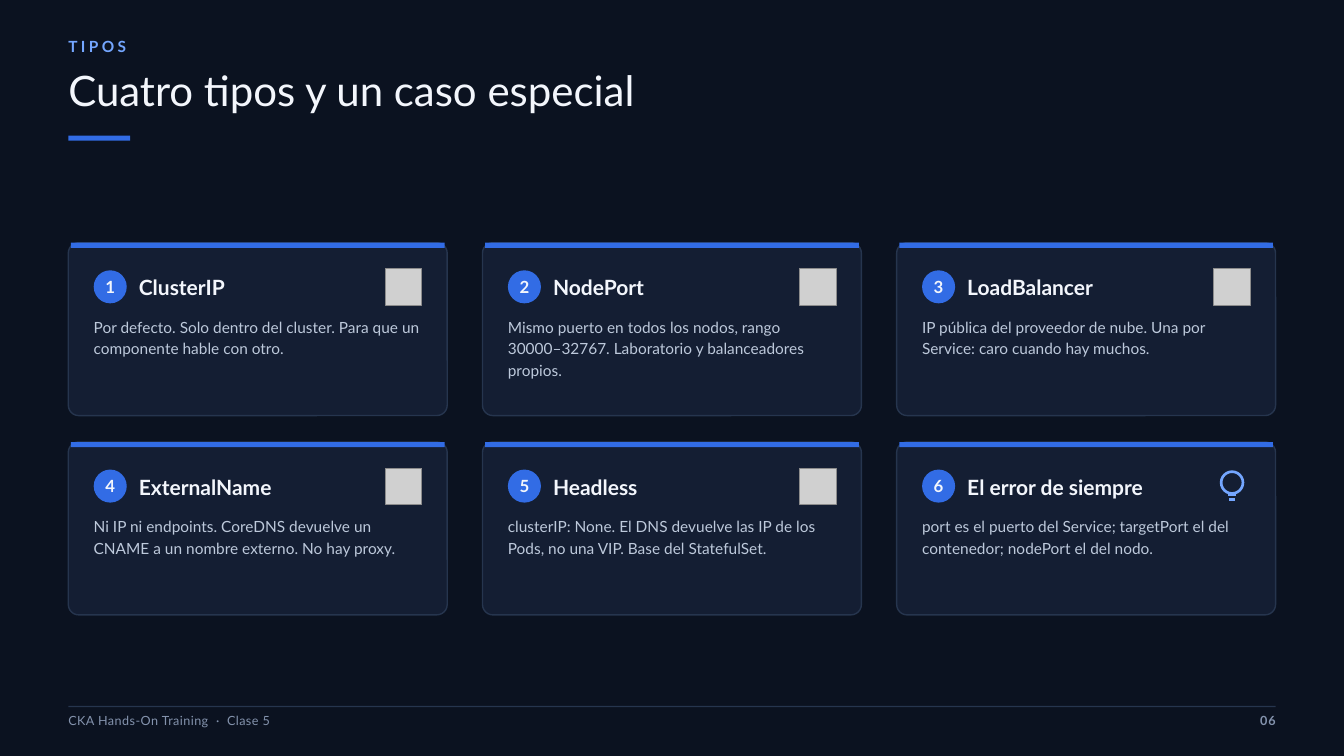
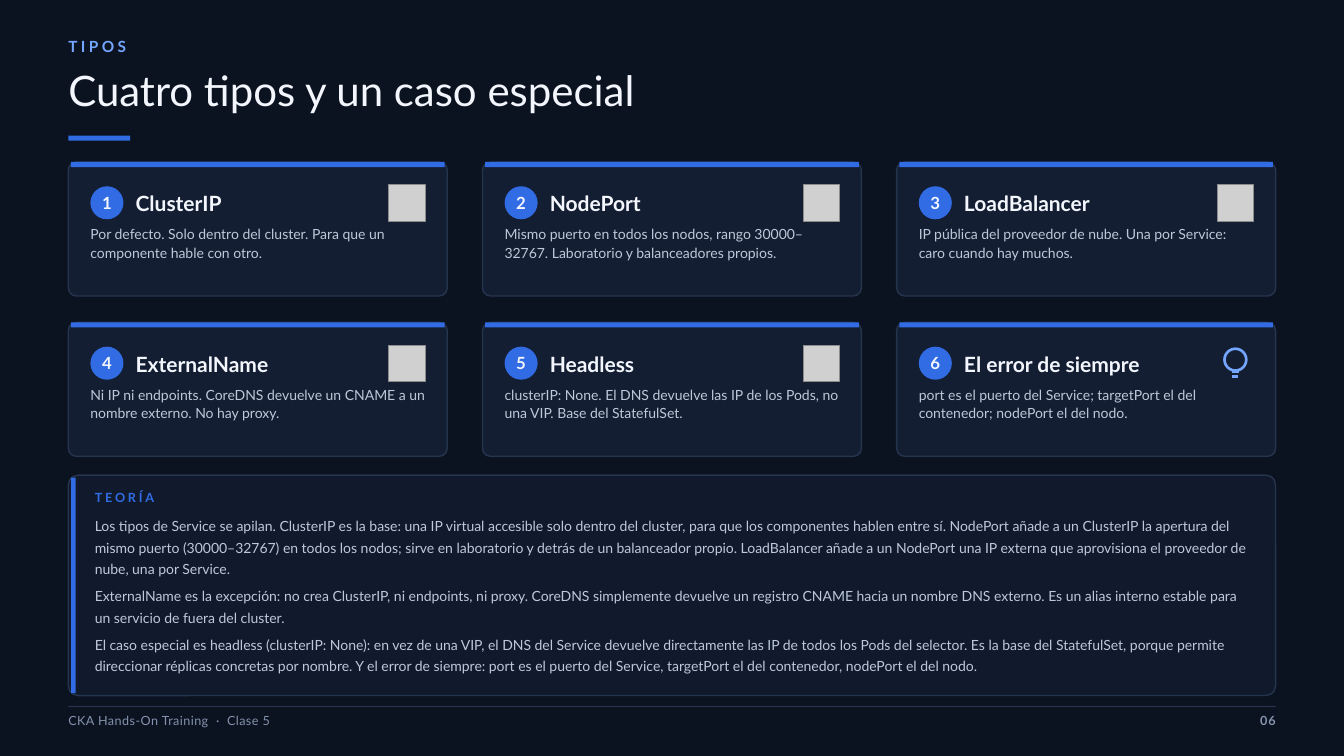
Before and after one commit to brettsacuna/CKA-TRAINING, a slide deck: slide 6 of CLASE-05/01-CLASE-05-CKA.pptx. Drawn at 1344x756 pixels with LibreOffice and Linux fonts; fonts in the diff are those of the drawing; grey boxes stand for pictures. Boxes give left, top, right and bottom in pixels: in the first picture for what was removed or moved away, otherwise in the second. Text is boxed around its words. In the diff, an @@ line names an element or a change of style, - is before the commit and + after.

```diff
--- a/CLASE-05/01-CLASE-05-CKA.pptx
+++ b/CLASE-05/01-CLASE-05-CKA.pptx
@@ rounded rectangle: place and size @@
-rounded rectangle at (69,243,448,415)
+rounded rectangle at (69,162,448,296)
@@ rounded rectangle: place and size @@
-rounded rectangle at (483,243,862,415)
+rounded rectangle at (483,162,862,296)
@@ rounded rectangle: place and size @@
-rounded rectangle at (897,243,1276,415)
+rounded rectangle at (897,162,1276,296)
@@ 3 rectangles: place and size @@
-3 rectangles at (71,243,1273,248)
+3 rectangles at (71,162,1273,167)
@@ text "NodePort": place and size @@
-text "NodePort" at (553,279,644,295)
+text "NodePort" at (550,195,641,211)
@@ 3 ellipses, 2 texts: place and size @@
-3 ellipses, 2 texts at (94,270,1093,303)
+3 ellipses, 2 texts at (91,187,1090,220)
@@ 3 pictures: place and size @@
-3 pictures at (385,269,1250,306)
+3 pictures at (389,185,1254,221)
@@ text "Por defecto. Solo dentro del ...": place and size @@
-text "Por defecto. Solo dentro del ..." at (94,321,419,357)
+text "Por defecto. Solo dentro del ..." at (90,228,385,261)
@@ text "Mismo puerto en todos los ...": place and size @@
-text "Mismo puerto en todos los ..." at (508,321,804,379)
+text "Mismo puerto en todos los ..." at (505,228,803,261)
@@ text "IP pública del proveedor de ...": place and size @@
-text "IP pública del proveedor de ..." at (922,321,1206,357)
+text "IP pública del proveedor de ..." at (919,228,1226,261)
@@ rounded rectangle: place and size @@
-rounded rectangle at (69,443,448,615)
+rounded rectangle at (69,323,448,457)
@@ rounded rectangle: place and size @@
-rounded rectangle at (483,443,862,615)
+rounded rectangle at (483,323,862,457)
@@ rounded rectangle: place and size @@
-rounded rectangle at (897,443,1276,615)
+rounded rectangle at (897,323,1276,457)
@@ 3 rectangles: place and size @@
-3 rectangles at (71,443,1273,448)
+3 rectangles at (71,323,1273,328)
@@ text "Headless": place and size @@
-text "Headless" at (553,479,637,495)
+text "Headless" at (550,356,634,372)
@@ 3 ellipses, 2 texts: place and size @@
-3 ellipses, 2 texts at (94,470,1143,503)
+3 ellipses, 2 texts at (91,347,1140,380)
@@ text "Ni IP ni endpoints. CoreDNS ...": place and size @@
-text "Ni IP ni endpoints. CoreDNS ..." at (94,520,395,557)
+text "Ni IP ni endpoints. CoreDNS ..." at (90,389,425,421)
@@ text "clusterIP: None. El DNS devuelve ...": place and size @@
-text "clusterIP: None. El DNS devuelve ..." at (508,520,815,556)
+text "clusterIP: None. El DNS devuelve ..." at (505,389,839,418)
@@ size 11 to 10 pt; line spacing 1.18 to 1.12 in 6 elements at (90,228,385,261), (505,228,803,261), (919,228,1226,261), (90,389,425,421), (505,389,839,418), (919,389,1197,420) @@
@@ text "port es el puerto del ...": place and size @@
-text "port es el puerto del ..." at (922,520,1228,556)
+text "port es el puerto del ..." at (919,389,1197,420)
@@ 2 pictures, 2 lines, 1 ellipse: place and size @@
-2 pictures, 2 lines, 1 ellipse at (385,468,1244,504)
+2 pictures, 2 lines, 1 ellipse at (389,345,1247,381)
@@ rounded rectangle added at (69,475,1276,696), fill #111A2C, outline #26354E 1 pt @@
@@ rectangle added at (72,478,76,694), fill #326CE5 @@
@@ text added at (95,491,1246,674), 10 pt, text #BDC9DB @@
+TEORÍA
+Los tipos de Service se apilan. ClusterIP es la base: una IP virtual accesible solo dentro del cluster, para que los componentes hablen entre sí. NodePort añade a un ClusterIP la apertura del mismo puerto (30000–32767) en todos los nodos; sirve en laboratorio y detrás de un balanceador propio. LoadBalancer añade a un NodePort una IP externa que aprovisiona el proveedor de nube, una por Service.
+ExternalName es la excepción: no crea ClusterIP, ni endpoints, ni proxy. CoreDNS simplemente devuelve un registro CNAME hacia un nombre DNS externo. Es un alias interno estable para un servicio de fuera del cluster.
+El caso especial es headless (clusterIP: None): en vez de una VIP, el DNS del Service devuelve directamente las IP de todos los Pods del selector. Es la base del StatefulSet, porque permite direccionar réplicas concretas por nombre. Y el error de siempre: port es el puerto del Service, targetPort el del contenedor, nodePort el del nodo.
```
Also in this commit, not shown: 6 other slides changed, 14 other files.
